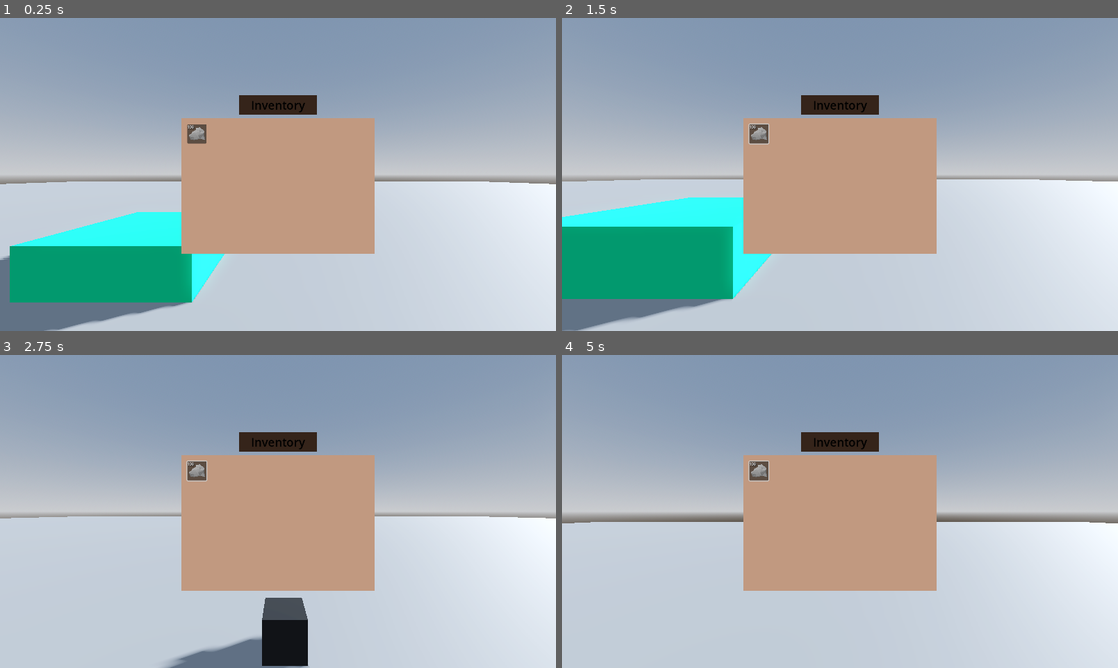
Above: before the commit, frames 1-4 (two rows, left to right).
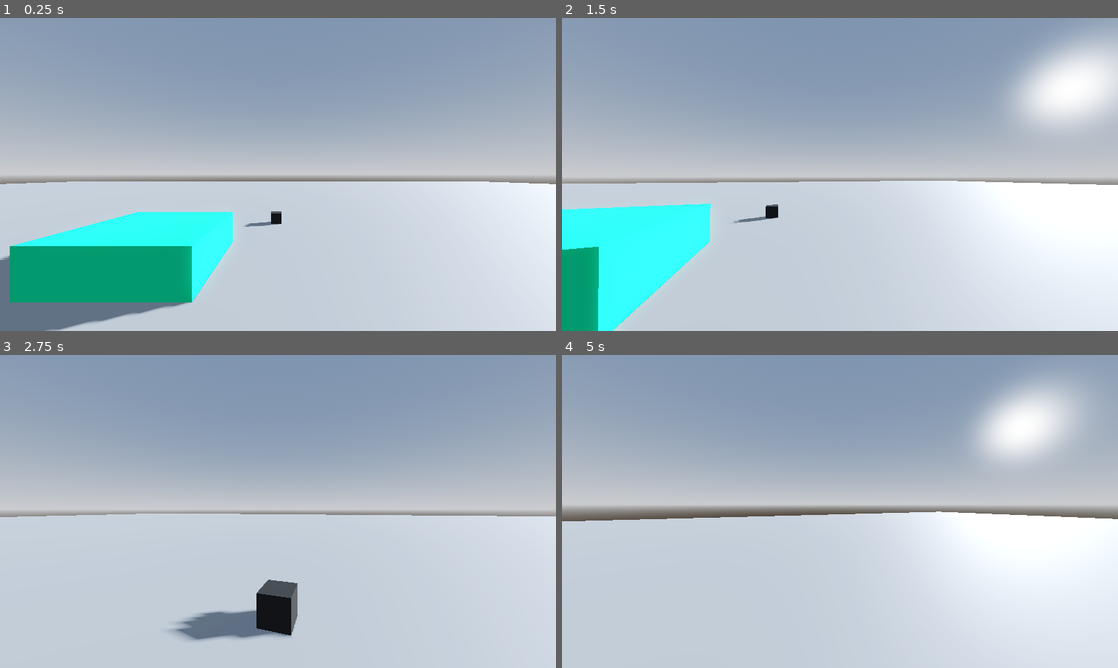
Above: after the commit, the same moments.

Repository: THEJR99/the-basics
Game: Godot game, scene res://main.tscn
Two runs of this game, one before a commit and one after it. Both use one fixed random seed, a clock stepped at 60 frames per second and the inputs below.
Inputs (mouse positions are in pixels of both pictures, inside the frame that each line leads up to):
- Up to frame 1 (0.25 s): no input
- Up to frame 2 (1.5 s): click (756, 133) at 0.5 s, where only the run before the commit has a clickable "100"; tap Enter at 1.25 s; move the mouse to (867, 174) at 1.27 s; hold W (up) from 1.28 s (still down); tap E (interact) at 1.35 s
- Up to frame 3 (2.75 s): keep holding W (up); tap Space (jump) at 1.52, 2.27 s; move the mouse to (250, 511) at 2.02 s; tap Shift (sprint) at 2.1 s
- Up to frame 4 (5 s): keep holding W (up); move the mouse to (851, 505) at 2.77 s; tap E (interact) at 2.85, 4.35 s; tap Space (jump) at 3.5, 3.77, 4.52 s; move the mouse to (834, 517) at 3.52 s; tap Shift (sprint) at 3.6 s; move the mouse to (878, 514) at 4.27 s

The runs differ from the first frame. In frame 1, 16% of the frame differs, in the area x 32-68%, y 24-76%; in frame 2, 34%, in the area x 0-100%, y 4-100%; in frame 3, 22%; in frame 4, 27%.

Commit message:
working on ui logic

Diff:
--- a/data/items/rock_data.tres
+++ b/data/items/rock_data.tres
@@ -1,5 +1,6 @@
-[gd_resource type="Resource" load_steps=2 format=3 uid="uid://cyykxeftnq18y"]
+[gd_resource type="Resource" load_steps=3 format=3 uid="uid://cyykxeftnq18y"]
 
+[ext_resource type="Texture2D" uid="uid://blxvf3xqqna7m" path="res://assets/grey_rock_icon.png" id="1_nv0oh"]
 [ext_resource type="Script" uid="uid://dlqlifqtn7ap3" path="res://scripts/resources/RockData.gd" id="1_p2vqn"]
 
 [resource]
@@ -7,3 +8,4 @@
 name = "Rock"
 weight = 2.0
 description = "A basic rock. Useless on its own, but necessary for all progression."
+icon = ExtResource("1_nv0oh")
--- /dev/null
+++ b/inventory_ui_handler.gd
@@ -0,0 +1,24 @@
+extends Control
+
+@onready var inventory = $"../Inventory"
+
+func _ready():
+	inventory.inventory_contents_changed.connect(inventory_items_update)
+
+	print("Waiting 3 seconds to disable!")
+	await get_tree().create_timer(3.0).timeout
+	visible = false
+
+func inventory_items_update():
+	print("The inventory changed!")
+	return
+
+func update_items():
+	return
+
+func toggle_ui(turn_on: bool):
+	if visible == turn_on:
+		print("already set to that state!")
+		return
+
+	visible = not visible
--- a/main.tscn
+++ b/main.tscn
@@ -8,6 +8,7 @@
 [ext_resource type="Script" uid="uid://cb4f55au4fw1s" path="res://Stats.gd" id="5_272bh"]
 [ext_resource type="Script" uid="uid://j84nk2xo2l82" path="res://scripts/resources/GenericItem.gd" id="7_272bh"]
 [ext_resource type="Texture2D" uid="uid://blxvf3xqqna7m" path="res://assets/grey_rock_icon.png" id="8_5vw27"]
+[ext_resource type="Script" uid="uid://cwhtbepcxjq3r" path="res://inventory_ui_handler.gd" id="8_kek77"]
 
 [sub_resource type="ProceduralSkyMaterial" id="ProceduralSkyMaterial_ig7tw"]
 sky_horizon_color = Color(0.66224277, 0.6717428, 0.6867428, 1)
@@ -84,45 +85,34 @@
 [node name="Stats" type="Node3D" parent="PlayerObject"]
 script = ExtResource("5_272bh")
 
-[node name="CSGBox3D2" type="CSGBox3D" parent="."]
-transform = Transform3D(1, 0, 0, 0, 1, 0, 0, 0, 1, 3.1938233, 0.57335854, 5.253453)
-size = Vector3(3.3652344, 1.0390625, 3.2748413)
-material = SubResource("StandardMaterial3D_ig7tw")
-
-[node name="ItemToBePickedUp" type="CSGBox3D" parent="." groups=["pickables"]]
-transform = Transform3D(0.5, 0, 0, 0, 0.5, 0, 0, 0, 0.5, 0, 0.31340164, 9.571)
-use_collision = true
-material = SubResource("StandardMaterial3D_0xm2m")
-script = ExtResource("3_h2yge")
-item_data = SubResource("Resource_5vw27")
-metadata/pickable = true
-
-[node name="InventoryUI" type="Control" parent="."]
+[node name="InventoryUI" type="Control" parent="PlayerObject"]
+visible = false
 layout_mode = 3
 anchors_preset = 15
 anchor_right = 1.0
 anchor_bottom = 1.0
 grow_horizontal = 2
 grow_vertical = 2
+script = ExtResource("8_kek77")
 
-[node name="VBoxContainer" type="VBoxContainer" parent="InventoryUI"]
+[node name="VBoxContainer" type="VBoxContainer" parent="PlayerObject/InventoryUI"]
 layout_mode = 0
 offset_right = 1440.0
 offset_bottom = 810.0
 theme_override_constants/separation = 10
 alignment = 1
 
-[node name="MarginContainer" type="MarginContainer" parent="InventoryUI/VBoxContainer"]
+[node name="MarginContainer" type="MarginContainer" parent="PlayerObject/InventoryUI/VBoxContainer"]
 layout_mode = 2
 size_flags_horizontal = 4
 size_flags_vertical = 4
 
-[node name="ColorRect" type="ColorRect" parent="InventoryUI/VBoxContainer/MarginContainer"]
+[node name="ColorRect" type="ColorRect" parent="PlayerObject/InventoryUI/VBoxContainer/MarginContainer"]
 custom_minimum_size = Vector2(200, 50)
 layout_mode = 2
 color = Color(0.20748147, 0.14230138, 0.10080435, 1)
 
-[node name="Label" type="Label" parent="InventoryUI/VBoxContainer/MarginContainer/ColorRect"]
+[node name="Label" type="Label" parent="PlayerObject/InventoryUI/VBoxContainer/MarginContainer/ColorRect"]
 layout_mode = 1
 anchors_preset = 15
 anchor_right = 1.0
@@ -137,17 +127,17 @@
 horizontal_alignment = 1
 vertical_alignment = 1
 
-[node name="BackgroundContainer" type="MarginContainer" parent="InventoryUI/VBoxContainer"]
+[node name="BackgroundContainer" type="MarginContainer" parent="PlayerObject/InventoryUI/VBoxContainer"]
 layout_mode = 2
 size_flags_horizontal = 4
 size_flags_vertical = 4
 
-[node name="BackgroundColor" type="ColorRect" parent="InventoryUI/VBoxContainer/BackgroundContainer"]
+[node name="BackgroundColor" type="ColorRect" parent="PlayerObject/InventoryUI/VBoxContainer/BackgroundContainer"]
 custom_minimum_size = Vector2(500, 350)
 layout_mode = 2
 color = Color(0.7569465, 0.6012072, 0.50033396, 1)
 
-[node name="InventoryPadding" type="MarginContainer" parent="InventoryUI/VBoxContainer/BackgroundContainer"]
+[node name="InventoryPadding" type="MarginContainer" parent="PlayerObject/InventoryUI/VBoxContainer/BackgroundContainer"]
 custom_minimum_size = Vector2(500, 350)
 layout_mode = 2
 size_flags_horizontal = 4
@@ -157,13 +147,13 @@
 theme_override_constants/margin_right = 15
 theme_override_constants/margin_bottom = 15
 
-[node name="InventoryGrid" type="GridContainer" parent="InventoryUI/VBoxContainer/BackgroundContainer/InventoryPadding"]
+[node name="InventoryGrid" type="GridContainer" parent="PlayerObject/InventoryUI/VBoxContainer/BackgroundContainer/InventoryPadding"]
 layout_direction = 2
 layout_mode = 2
 theme_override_constants/h_separation = 10
 columns = 8
 
-[node name="Button" type="Button" parent="InventoryUI/VBoxContainer/BackgroundContainer/InventoryPadding/InventoryGrid"]
+[node name="Button" type="Button" parent="PlayerObject/InventoryUI/VBoxContainer/BackgroundContainer/InventoryPadding/InventoryGrid"]
 custom_minimum_size = Vector2(50, 50)
 layout_mode = 2
 size_flags_horizontal = 0
@@ -172,7 +162,7 @@
 icon_alignment = 1
 expand_icon = true
 
-[node name="Label" type="Label" parent="InventoryUI/VBoxContainer/BackgroundContainer/InventoryPadding/InventoryGrid/Button"]
+[node name="Label" type="Label" parent="PlayerObject/InventoryUI/VBoxContainer/BackgroundContainer/InventoryPadding/InventoryGrid/Button"]
 layout_direction = 2
 layout_mode = 1
 offset_right = 42.0
@@ -180,3 +170,16 @@
 theme_override_colors/font_shadow_color = Color(0, 0, 0, 1)
 theme_override_font_sizes/font_size = 10
 text = "100"
+
+[node name="CSGBox3D2" type="CSGBox3D" parent="."]
+transform = Transform3D(1, 0, 0, 0, 1, 0, 0, 0, 1, 3.1938233, 0.57335854, 5.253453)
+size = Vector3(3.3652344, 1.0390625, 3.2748413)
+material = SubResource("StandardMaterial3D_ig7tw")
+
+[node name="ItemToBePickedUp" type="CSGBox3D" parent="." groups=["pickables"]]
+transform = Transform3D(0.5, 0, 0, 0, 0.5, 0, 0, 0, 0.5, 0, 0.31340164, 9.571)
+use_collision = true
+material = SubResource("StandardMaterial3D_0xm2m")
+script = ExtResource("3_h2yge")
+item_data = SubResource("Resource_5vw27")
+metadata/pickable = true
--- a/scripts/core/Inventory.gd
+++ b/scripts/core/Inventory.gd
@@ -6,6 +6,8 @@
 var items = {} # Rock : 4
 var current_weight: float = 0.0 # Current weight of the Inventory's Contents.
 var carriable_weight = BASE_WEIGHT
+
+signal inventory_contents_changed
 
 
 
@@ -41,6 +43,7 @@
 	print(items)
 
 	item.on_picked_up()
+	inventory_contents_changed.emit()
 
 func weight_added_check(weight_to_add) -> bool:
 	var newWeight = current_weight + weight_to_add
@@ -49,3 +52,6 @@
 		return false
 
 	return true
+
+func get_inventory_contents():
+	return items
--- a/scripts/resources/RockData.gd
+++ /dev/null
@@ -1 +0,0 @@
-extends GenericItemData
Not shown, added: inventory_ui_handler.gd.uid
Not shown: 1 places in main.tscn that only renumber resources
Not shown, removed: scripts/resources/RockData.gd.uid
